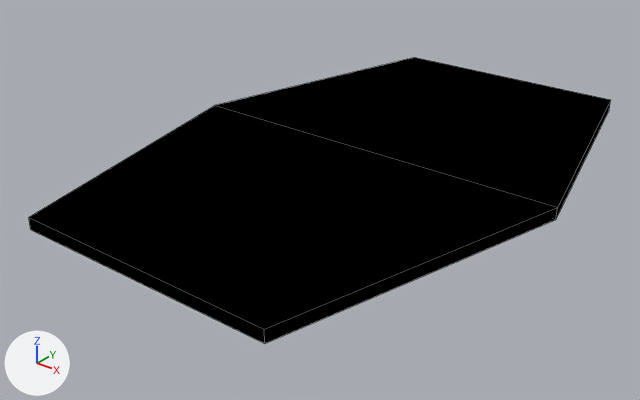
The Blender file Content/Blend/sabacc_card_base.blend as it was, and as the next commit left it.
Camera for both pictures: a 50 mm camera at (0.0804, -0.1122, 0.0584) aimed at (-0.0037, -0.0071, -0.0068). Lighting does not change. The marker at lower left points along +X, +Y and +Z. Mesh edges are drawn as thin lines.

Objects in the first picture: 'Card'.
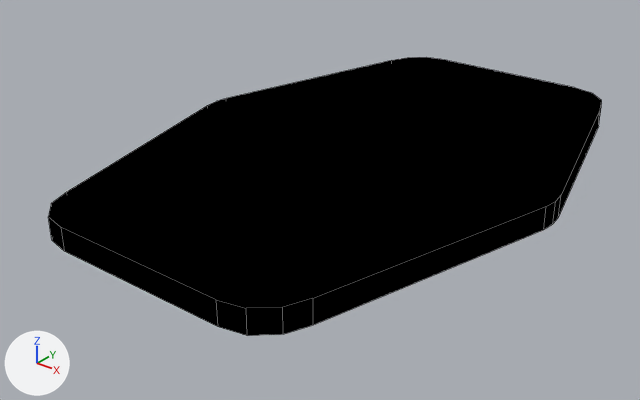
Changed parts and their boxes [x1, y1, x2, y2] in the pictures (640 x 400 px):
'Card', reshaped
    before: [29, 58, 611, 343]
    after: [48, 57, 602, 336]

The edits, one by one:
me_cube is used by ob_card; location (0.0, 0.0, 0.0); scale (1.0, 1.0, 0.2).
me_cube had 12 vertices, 10 faces and spanned x -0.0349..0.0349, y -0.05..0.05, z -0.005..0.005.
me_cube now has 44 vertices, 24 faces and spans x -0.0345..0.0345, y -0.05..0.05, z -0.0095..0.0095.
me_cube part 1: the whole mesh is rebuilt.
